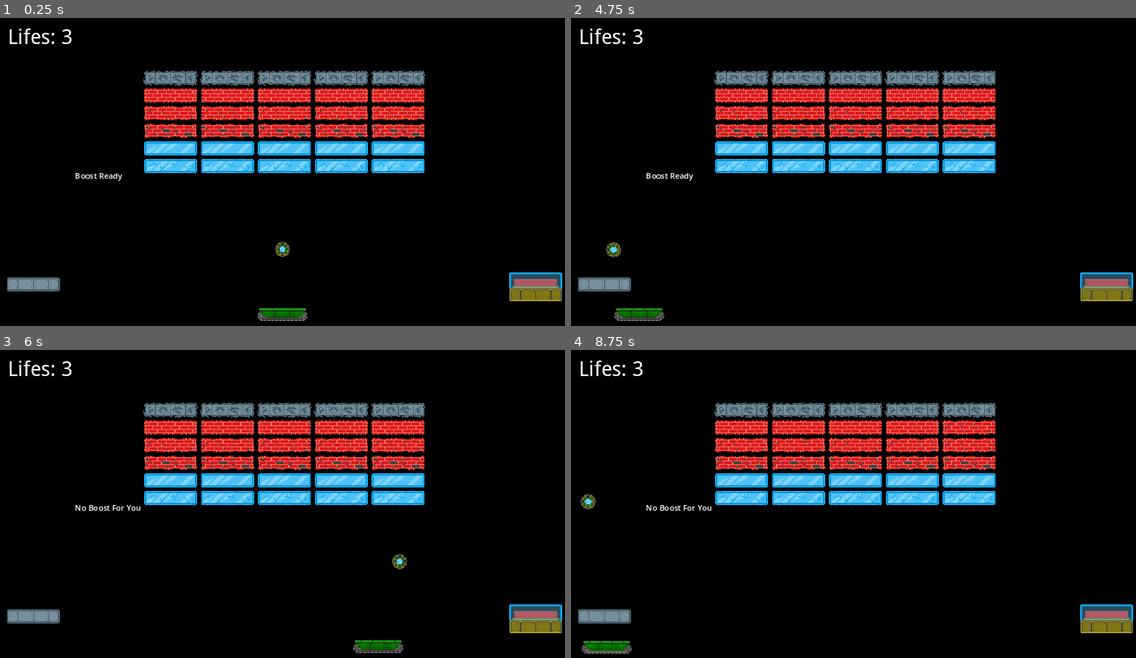
Above: before the commit, frames 1-4 (two rows, left to right).
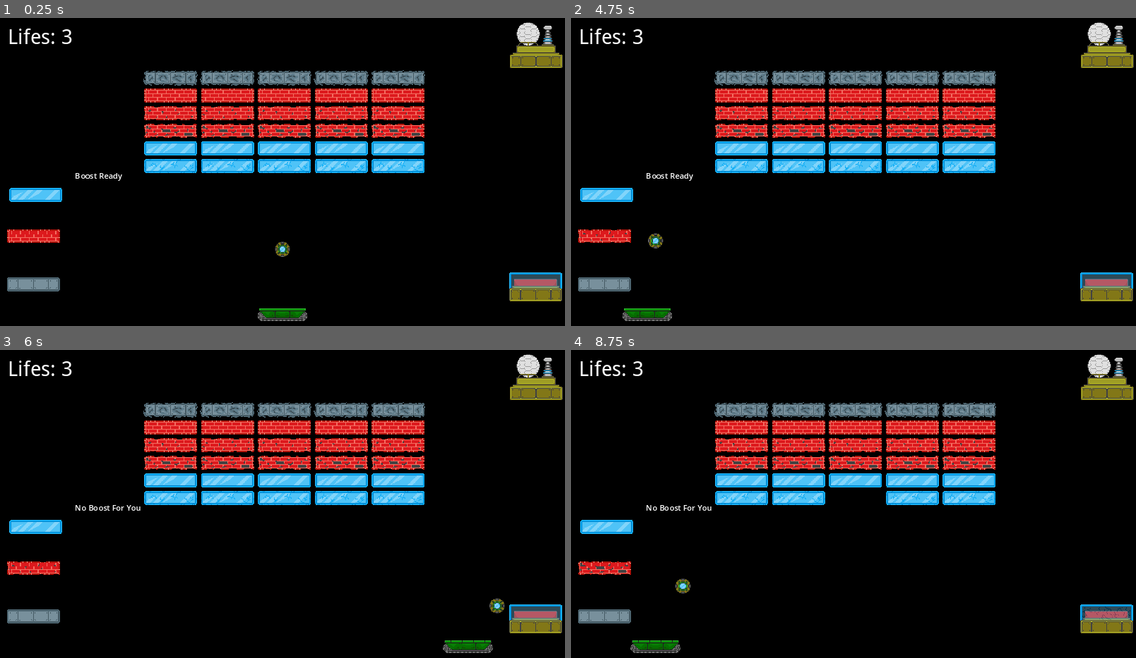
Above: after the commit, the same moments.

Repository: SpiceTower/PirateGameJam16
Game: Godot game, scene res://Scenes/main.tscn
Two runs of this game, one before a commit and one after it. Both use one fixed random seed, a clock stepped at 60 frames per second and the inputs below.
Inputs:
- Up to frame 1 (0.25 s): no input
- Up to frame 2 (4.75 s): tap Enter at 0.5 s; hold Right (Right) 0.53-1.28 s; hold Space (Start) 0.53-1.28 s; hold S (Down) 1.28-2.03 s; tap Space (Start) at 1.35, 2.85, 3.5, 4.35 s; hold Right (Right) 2.03-2.78 s; hold Space (Start) 2.03-2.78 s; hold Up (Up) 2.78-3.53 s; hold Space (Start) 3.53-4.28 s; hold Left (Left) from 3.53 s (still down)
- Up to frame 3 (6 s): release Left (Left) at 5.03 s; hold S (Down) 5.03-5.78 s; hold Space (Start) 5.03-5.78 s; hold Right (Right) from 5.78 s (still down); tap Space (Start) at 5.85 s
- Up to frame 4 (8.75 s): release Right (Right) at 6.53 s; hold Up (Up) 6.53-7.28 s; hold Space (Start) 6.53-7.28 s; hold Right (Right) 7.28-8.03 s; tap Space (Start) at 7.35 s; hold S (Down) from 8.03 s (still down); hold Space (Start) from 8.03 s (still down)

The runs differ from the first frame. In frame 1, 1.8% of the frame differs, in the area x 1-100%, y 1-73%; in frame 2, 2.2%; in frame 3, 2.7%; in frame 4, 3.2%, in the area x 1-100%, y 1-99%.

Commit message:
Military Brick - Created and Animated

Diff:
--- a/Scenes/Military_Brick.tscn
+++ b/Scenes/Military_Brick.tscn
@@ -1,8 +1,104 @@
-[gd_scene load_steps=11 format=3 uid="uid://bav7cqu6xjtn0"]
+[gd_scene load_steps=35 format=3 uid="uid://bav7cqu6xjtn0"]
 
 [ext_resource type="Script" path="res://Scripts/military_brick.gd" id="1_icgip"]
 [ext_resource type="Texture2D" uid="uid://cawfbxm4ltnmc" path="res://Base Assets/Military Brick-Sheet.png" id="2_o2vfr"]
 
+[sub_resource type="AtlasTexture" id="AtlasTexture_hspuf"]
+atlas = ExtResource("2_o2vfr")
+region = Rect2(0, 384, 112, 96)
+
+[sub_resource type="AtlasTexture" id="AtlasTexture_76wyh"]
+atlas = ExtResource("2_o2vfr")
+region = Rect2(112, 384, 112, 96)
+
+[sub_resource type="AtlasTexture" id="AtlasTexture_xftvk"]
+atlas = ExtResource("2_o2vfr")
+region = Rect2(224, 384, 112, 96)
+
+[sub_resource type="AtlasTexture" id="AtlasTexture_mrd3b"]
+atlas = ExtResource("2_o2vfr")
+region = Rect2(336, 384, 112, 96)
+
+[sub_resource type="AtlasTexture" id="AtlasTexture_23ukk"]
+atlas = ExtResource("2_o2vfr")
+region = Rect2(448, 384, 112, 96)
+
+[sub_resource type="AtlasTexture" id="AtlasTexture_rtn1h"]
+atlas = ExtResource("2_o2vfr")
+region = Rect2(560, 384, 112, 96)
+
+[sub_resource type="AtlasTexture" id="AtlasTexture_3meov"]
+atlas = ExtResource("2_o2vfr")
+region = Rect2(0, 96, 112, 96)
+
+[sub_resource type="AtlasTexture" id="AtlasTexture_huenf"]
+atlas = ExtResource("2_o2vfr")
+region = Rect2(112, 96, 112, 96)
+
+[sub_resource type="AtlasTexture" id="AtlasTexture_r3x1i"]
+atlas = ExtResource("2_o2vfr")
+region = Rect2(224, 96, 112, 96)
+
+[sub_resource type="AtlasTexture" id="AtlasTexture_7cvki"]
+atlas = ExtResource("2_o2vfr")
+region = Rect2(336, 96, 112, 96)
+
+[sub_resource type="AtlasTexture" id="AtlasTexture_smjqr"]
+atlas = ExtResource("2_o2vfr")
+region = Rect2(448, 96, 112, 96)
+
+[sub_resource type="AtlasTexture" id="AtlasTexture_rw7hm"]
+atlas = ExtResource("2_o2vfr")
+region = Rect2(560, 96, 112, 96)
+
+[sub_resource type="AtlasTexture" id="AtlasTexture_p6su7"]
+atlas = ExtResource("2_o2vfr")
+region = Rect2(0, 288, 112, 96)
+
+[sub_resource type="AtlasTexture" id="AtlasTexture_x0cwo"]
+atlas = ExtResource("2_o2vfr")
+region = Rect2(112, 288, 112, 96)
+
+[sub_resource type="AtlasTexture" id="AtlasTexture_yihpd"]
+atlas = ExtResource("2_o2vfr")
+region = Rect2(224, 288, 112, 96)
+
+[sub_resource type="AtlasTexture" id="AtlasTexture_cq3iy"]
+atlas = ExtResource("2_o2vfr")
+region = Rect2(336, 288, 112, 96)
+
+[sub_resource type="AtlasTexture" id="AtlasTexture_gdi2c"]
+atlas = ExtResource("2_o2vfr")
+region = Rect2(448, 288, 112, 96)
+
+[sub_resource type="AtlasTexture" id="AtlasTexture_rapjj"]
+atlas = ExtResource("2_o2vfr")
+region = Rect2(560, 288, 112, 96)
+
+[sub_resource type="AtlasTexture" id="AtlasTexture_fr6lm"]
+atlas = ExtResource("2_o2vfr")
+region = Rect2(0, 192, 112, 96)
+
+[sub_resource type="AtlasTexture" id="AtlasTexture_ytxgs"]
+atlas = ExtResource("2_o2vfr")
+region = Rect2(112, 192, 112, 96)
+
+[sub_resource type="AtlasTexture" id="AtlasTexture_ddlf3"]
+atlas = ExtResource("2_o2vfr")
+region = Rect2(224, 192, 112, 96)
+
+[sub_resource type="AtlasTexture" id="AtlasTexture_hvhgj"]
+atlas = ExtResource("2_o2vfr")
+region = Rect2(336, 192, 112, 96)
+
+[sub_resource type="AtlasTexture" id="AtlasTexture_qyna4"]
+atlas = ExtResource("2_o2vfr")
+region = Rect2(448, 192, 112, 96)
+
+[sub_resource type="AtlasTexture" id="AtlasTexture_jer6g"]
+atlas = ExtResource("2_o2vfr")
+region = Rect2(560, 192, 112, 96)
+
 [sub_resource type="AtlasTexture" id="AtlasTexture_yp2en"]
 atlas = ExtResource("2_o2vfr")
 region = Rect2(0, 0, 112, 96)
@@ -31,6 +127,98 @@
 animations = [{
 "frames": [{
 "duration": 1.0,
+"texture": SubResource("AtlasTexture_hspuf")
+}, {
+"duration": 1.0,
+"texture": SubResource("AtlasTexture_76wyh")
+}, {
+"duration": 1.0,
+"texture": SubResource("AtlasTexture_xftvk")
+}, {
+"duration": 1.0,
+"texture": SubResource("AtlasTexture_mrd3b")
+}, {
+"duration": 1.0,
+"texture": SubResource("AtlasTexture_23ukk")
+}, {
+"duration": 1.0,
+"texture": SubResource("AtlasTexture_rtn1h")
+}],
+"loop": false,
+"name": &"Explode",
+"speed": 5.0
+}, {
+"frames": [{
+"duration": 1.0,
+"texture": SubResource("AtlasTexture_3meov")
+}, {
+"duration": 1.0,
+"texture": SubResource("AtlasTexture_huenf")
+}, {
+"duration": 1.0,
+"texture": SubResource("AtlasTexture_r3x1i")
+}, {
+"duration": 1.0,
+"texture": SubResource("AtlasTexture_7cvki")
+}, {
+"duration": 1.0,
+"texture": SubResource("AtlasTexture_smjqr")
+}, {
+"duration": 1.0,
+"texture": SubResource("AtlasTexture_rw7hm")
+}],
+"loop": true,
+"name": &"One Damage",
+"speed": 12.0
+}, {
+"frames": [{
+"duration": 1.0,
+"texture": SubResource("AtlasTexture_p6su7")
+}, {
+"duration": 1.0,
+"texture": SubResource("AtlasTexture_x0cwo")
+}, {
+"duration": 1.0,
+"texture": SubResource("AtlasTexture_yihpd")
+}, {
+"duration": 1.0,
+"texture": SubResource("AtlasTexture_cq3iy")
+}, {
+"duration": 1.0,
+"texture": SubResource("AtlasTexture_gdi2c")
+}, {
+"duration": 1.0,
+"texture": SubResource("AtlasTexture_rapjj")
+}],
+"loop": true,
+"name": &"Three Damage",
+"speed": 12.0
+}, {
+"frames": [{
+"duration": 1.0,
+"texture": SubResource("AtlasTexture_fr6lm")
+}, {
+"duration": 1.0,
+"texture": SubResource("AtlasTexture_ytxgs")
+}, {
+"duration": 1.0,
+"texture": SubResource("AtlasTexture_ddlf3")
+}, {
+"duration": 1.0,
+"texture": SubResource("AtlasTexture_hvhgj")
+}, {
+"duration": 1.0,
+"texture": SubResource("AtlasTexture_qyna4")
+}, {
+"duration": 1.0,
+"texture": SubResource("AtlasTexture_jer6g")
+}],
+"loop": true,
+"name": &"Two Damage",
+"speed": 12.0
+}, {
+"frames": [{
+"duration": 1.0,
 "texture": SubResource("AtlasTexture_yp2en")
 }, {
 "duration": 1.0,
@@ -49,12 +237,12 @@
 "texture": SubResource("AtlasTexture_pqqmy")
 }],
 "loop": true,
-"name": &"default",
+"name": &"Undamaged",
 "speed": 12.0
 }]
 
 [sub_resource type="RectangleShape2D" id="RectangleShape2D_vpxqj"]
-size = Vector2(108, 28)
+size = Vector2(108, 95)
 
 [node name="Military Brick" type="RigidBody2D"]
 collision_layer = 8
@@ -63,9 +251,18 @@
 freeze = true
 script = ExtResource("1_icgip")
 
+[node name="Sprite2D" type="Sprite2D" parent="."]
+visible = false
+position = Vector2(0, -32)
+texture = ExtResource("2_o2vfr")
+hframes = 6
+vframes = 5
+
 [node name="AnimatedSprite2D" type="AnimatedSprite2D" parent="."]
 position = Vector2(0, -32)
 sprite_frames = SubResource("SpriteFrames_8a1dv")
+animation = &"Undamaged"
 
 [node name="CollisionShape2D" type="CollisionShape2D" parent="."]
+position = Vector2(0, -33.5)
 shape = SubResource("RectangleShape2D_vpxqj")
--- a/Scenes/main.tscn
+++ b/Scenes/main.tscn
@@ -7,8 +7,11 @@
 [ext_resource type="PackedScene" uid="uid://cvu4ayn55v757" path="res://Scenes/ui.tscn" id="5_bk42b"]
 [ext_resource type="Script" path="res://Scripts/Brick Spawner.gd" id="6_qmww0"]
 [ext_resource type="PackedScene" uid="uid://cc1uwdntbwiol" path="res://Scenes/brick.tscn" id="7_skb64"]
+[ext_resource type="PackedScene" uid="uid://b8khkawdk30nh" path="res://Scenes/brick_brick.tscn" id="7_thk5g"]
 [ext_resource type="PackedScene" uid="uid://dre6h614axcv5" path="res://Scenes/metal_brick.tscn" id="8_c7c4j"]
 [ext_resource type="PackedScene" uid="uid://cvm3xjlg1v6la" path="res://Scenes/button_brick.tscn" id="9_wnrq1"]
+[ext_resource type="PackedScene" uid="uid://bk3jfvb1lrasx" path="res://Scenes/glass_brick.tscn" id="11_t758k"]
+[ext_resource type="PackedScene" uid="uid://bav7cqu6xjtn0" path="res://Scenes/Military_Brick.tscn" id="12_q3del"]
 
 [node name="Main" type="Node"]
 
@@ -60,3 +63,12 @@
 
 [node name="ButtonBrick" parent="." instance=ExtResource("9_wnrq1")]
 position = Vector2(516, 211)
+
+[node name="BrickBrick" parent="." instance=ExtResource("7_thk5g")]
+position = Vector2(-507, 123)
+
+[node name="GlassBrick" parent="." instance=ExtResource("11_t758k")]
+position = Vector2(-503, 39)
+
+[node name="Military Brick" parent="." instance=ExtResource("12_q3del")]
+position = Vector2(517, -234)
--- a/Scripts/military_brick.gd
+++ b/Scripts/military_brick.gd
@@ -1,8 +1,25 @@
 extends Brick
 
+@onready var animated_sprite_2d: AnimatedSprite2D = $AnimatedSprite2D
+
 func _ready():
-	special = true
 
-	level = 4
+	level = 5
+	set_level(level)
+	sprites = [
+	preload("res://Base Assets/Military Brick-Sheet.png")
+]
 
-	# Array of sprites goes here
+func set_level(new_level: int):
+	level = new_level
+	match level:
+		5:
+			animated_sprite_2d.play("Undamaged")
+		4:
+			animated_sprite_2d.play("One Damage")
+		3:
+			animated_sprite_2d.play("Two Damage")
+		2:
+			animated_sprite_2d.play("Three Damage")
+		1:
+			animated_sprite_2d.play("Explode")
Binary file changed: Base Assets/Military Brick-Sheet.png
Not shown: 1 places in Scenes/main.tscn that only renumber resources
